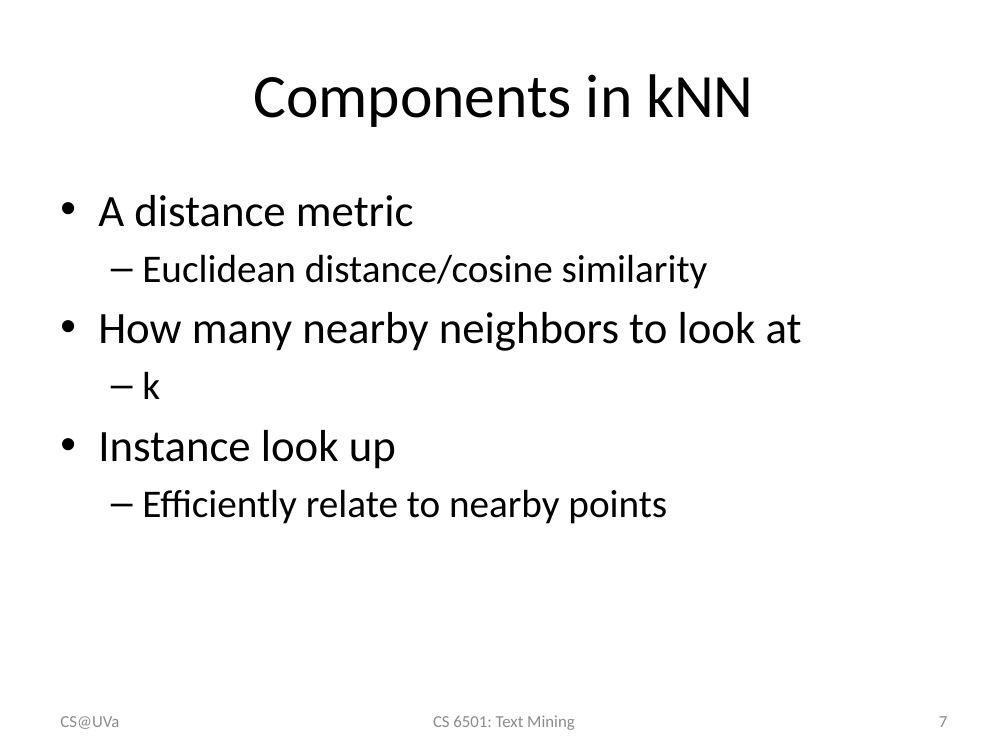
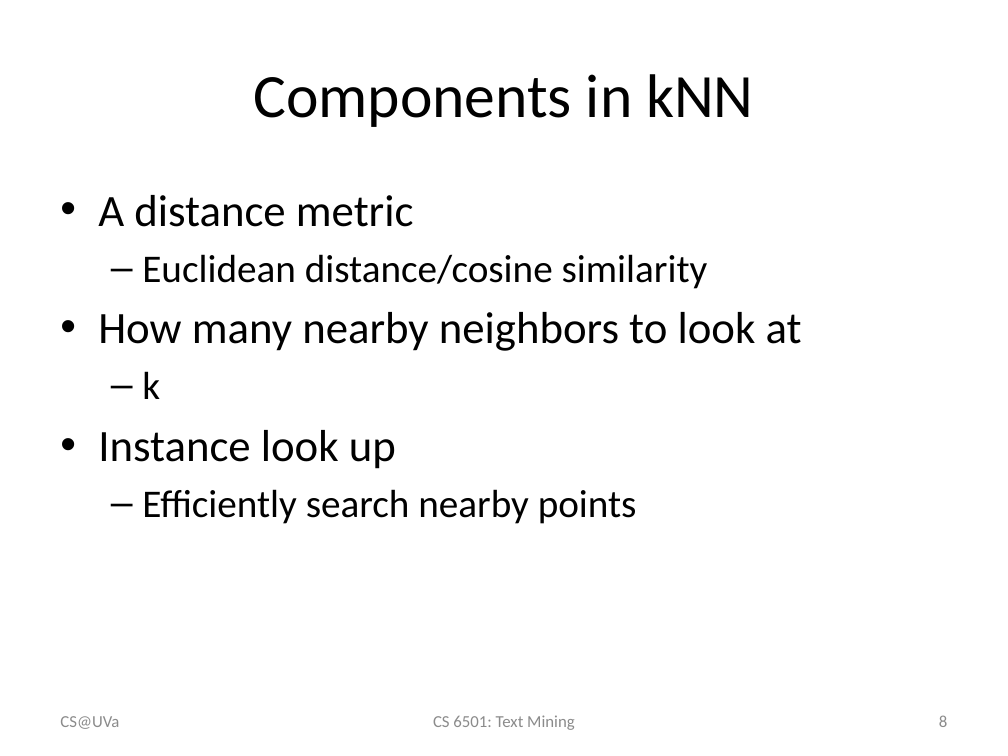
Before and after one commit to wang296/CS6501-Text-Mining, a slide deck: slide 8 of docs/kNN & Naïve Bayes.pptx (slide 7 before the commit). Drawn at 1008x756 pixels with LibreOffice and Linux fonts; fonts in the diff are those of the drawing. Boxes give left, top, right and bottom in pixels: in the first picture for what was removed or moved away, otherwise in the second. Text is boxed around its words. In the diff, an @@ line names an element or a change of style, - is before the commit and + after.

```diff
--- a/docs/kNN & Naïve Bayes.pptx
+++ b/docs/kNN & Naïve Bayes.pptx
@@ text at box(142, 489, 637, 524): text changed @@
-  – Efficiently relate to nearby points
+  – Efficiently search nearby points
@@ page number at box(939, 715, 947, 727): text changed @@
-7
+8
```
Also in this commit, not shown: 4 other slides changed, 6 slides added, 6 other files.
